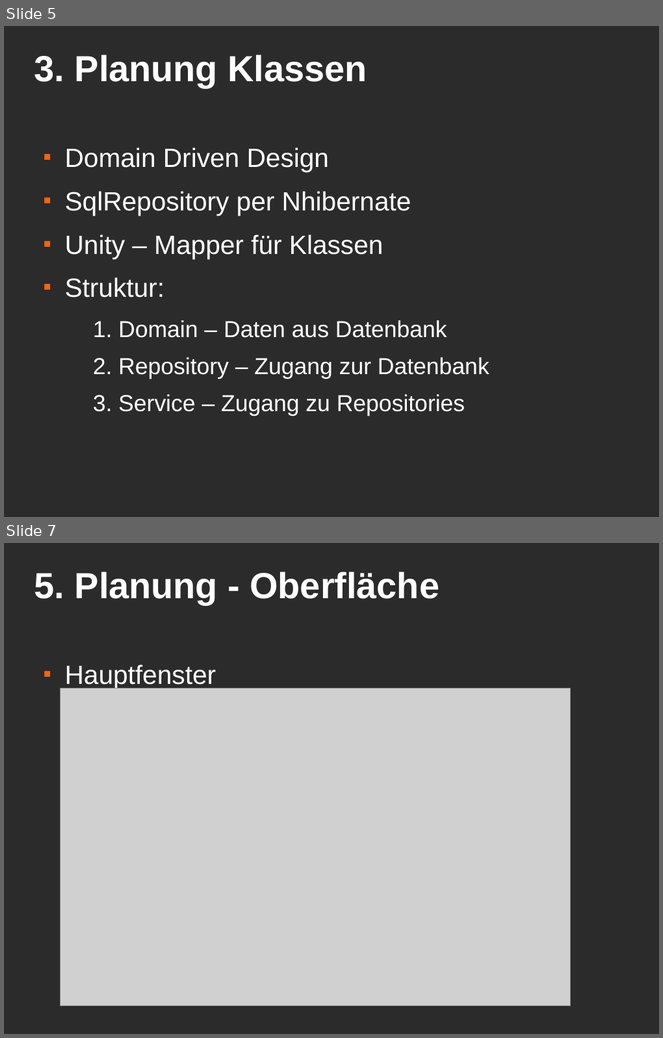
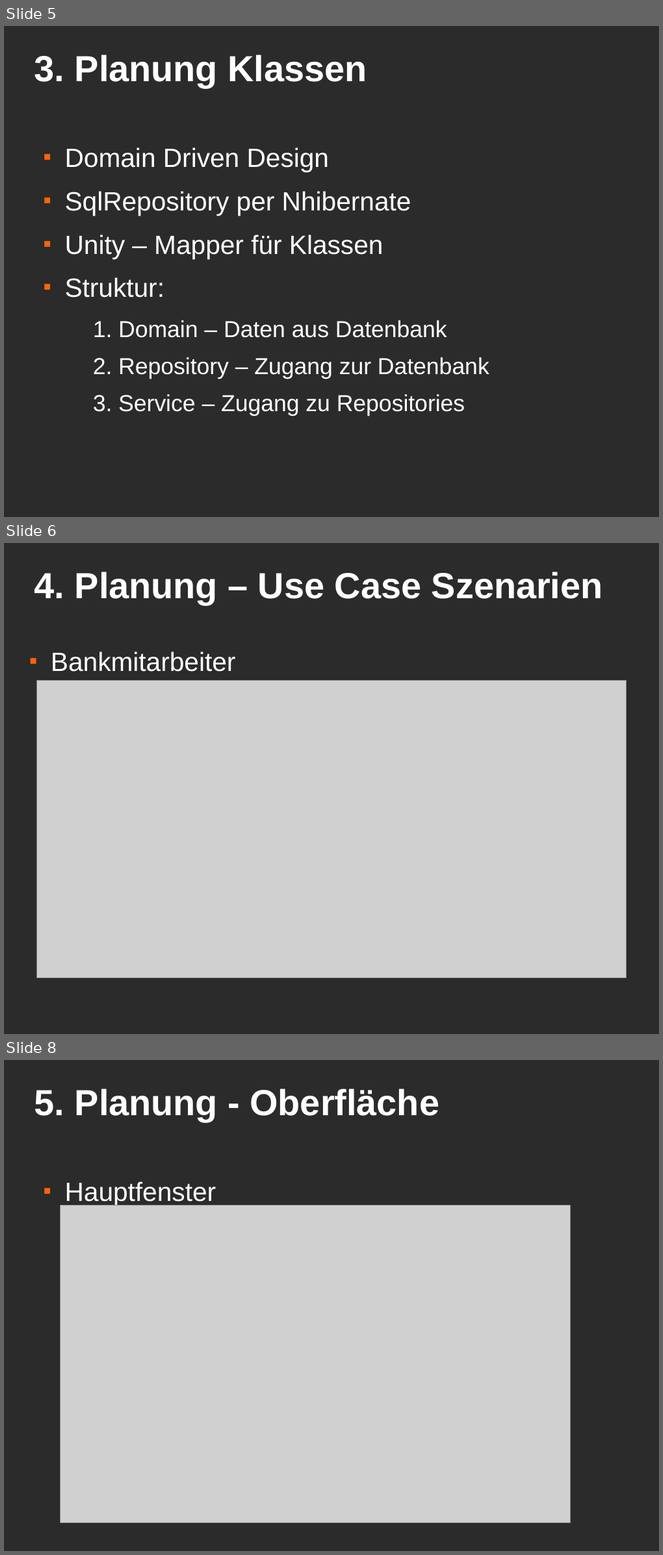
Before and after one commit to MacMuffin/Geldverleih, a slide deck: Geldverleih/geldverleih_präsi.odp. Shown one above the other, each under a label of ours: slides 5 and 7 before the commit, slides 5, 6 and 8 after it; the slides between them are not shown. The pictures are 663x1038 and 663x1555 pixels, drawn with LibreOffice and Linux fonts; fonts in the diff are those of the drawing; grey boxes stand for pictures; background and template pictures are left out; a plain dark background stands for a picture behind light text. Boxes give left, top, right and bottom in pixels: in the first picture for what was removed or moved away, otherwise in the second. Text is boxed around its words. In the diff, an @@ line names an element or a change of style, - is before the commit and + after.

Commit message:
[Improved] Präsentation: Inhalt schöner gemacht + UseCase gesplittet

```diff
--- a/Geldverleih/geldverleih_präsi.odp
+++ b/Geldverleih/geldverleih_präsi.odp
@@ slide 6 added at [4, 543, 659, 1034], background picture (left out) @@
@@ title added at [35, 572, 603, 605], 44 pt, text #FFFFFF, bold @@
+4. Planung – Use Case Szenarien
@@ text added at [51, 652, 235, 672], 32 pt, text #FFFFFF @@
+■ Bankmitarbeiter
@@ picture added at [36, 680, 627, 979] @@
@@ what was slide 7 is now slide 8 @@
```
Also in this commit, not shown: 3 slides changed.
